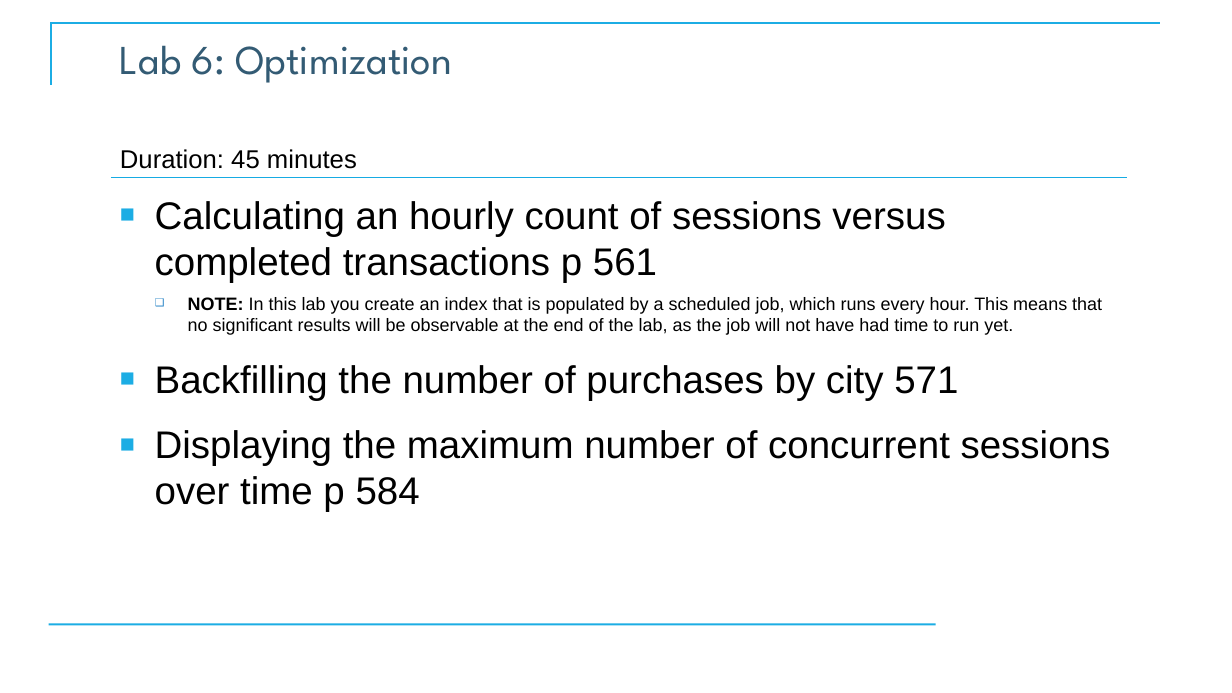
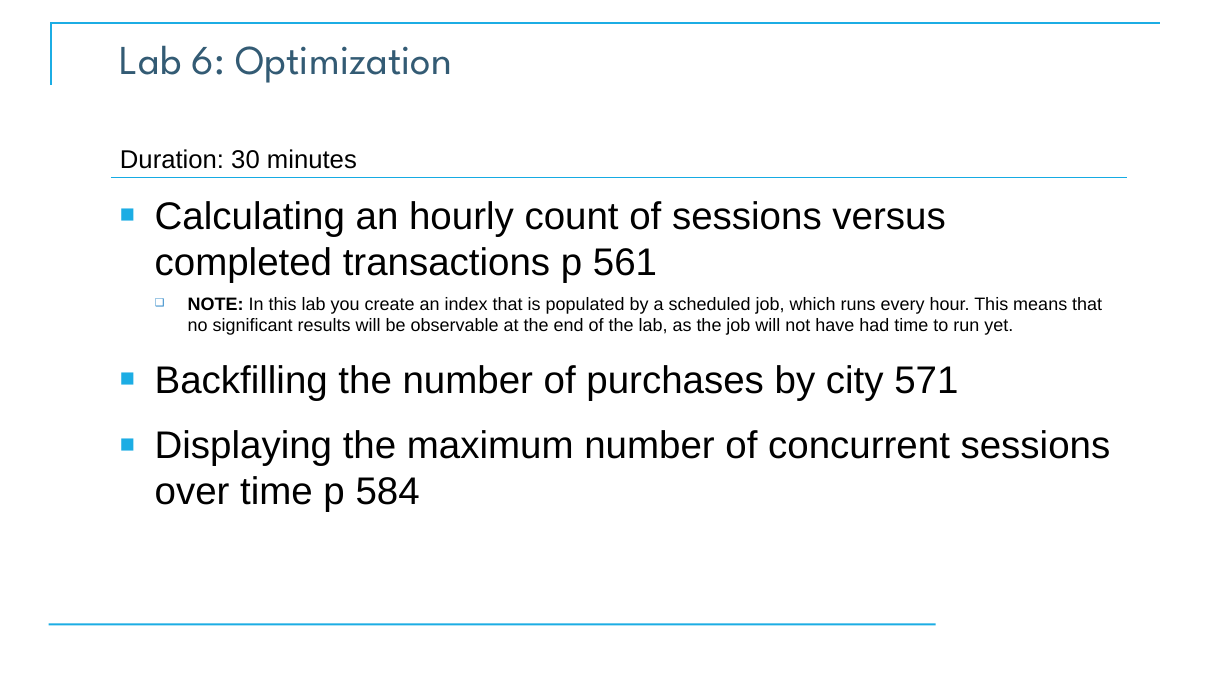
Before and after one commit to CostelloTechnicalConsulting/XSPLK2ClassFiles, a slide deck: slide 95 of ppt/SplunkFundamentals2v1_3.pptx. Drawn at 1232x693 pixels with LibreOffice and Linux fonts; fonts in the diff are those of the drawing; background and template pictures are left out. Boxes give left, top, right and bottom in pixels: in the first picture for what was removed or moved away, otherwise in the second. Text is boxed around its words. In the diff, an @@ line names an element or a change of style, - is before the commit and + after.

```diff
--- a/ppt/SplunkFundamentals2v1_3.pptx
+++ b/ppt/SplunkFundamentals2v1_3.pptx
@@ text at bbox=[120, 149, 357, 169]: text changed @@
-Duration: 45 minutes
+Duration: 30 minutes
```
Also in this commit, not shown: 3 other slides changed.
